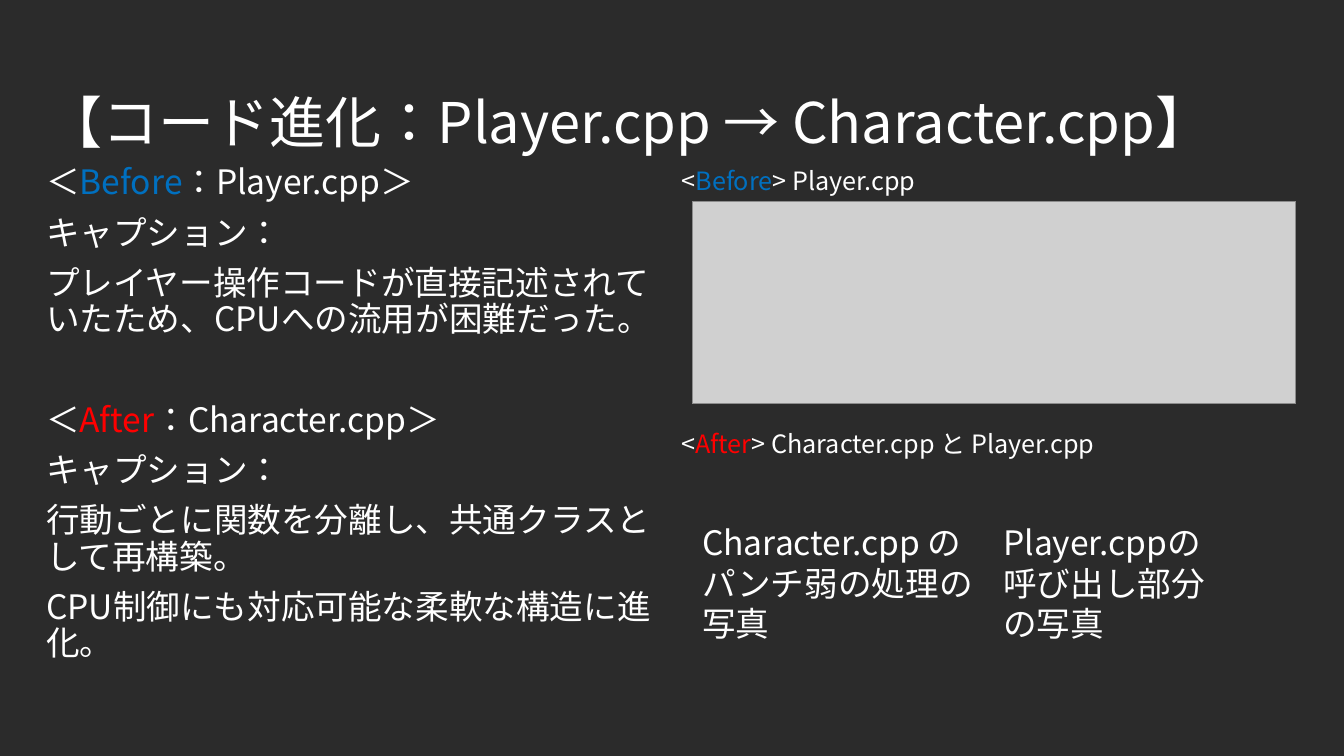
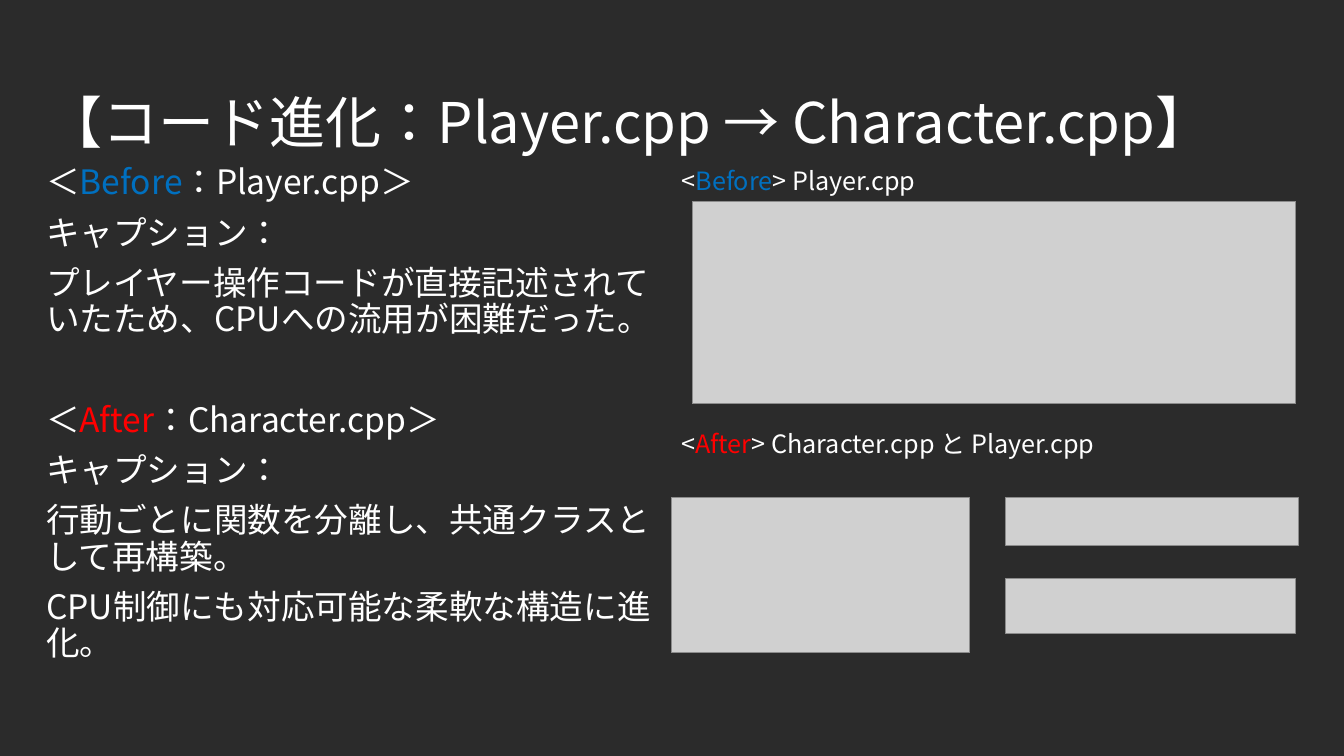
Before and after one commit to F0402Nishi/FightingGame, a slide deck: slide 9 of 仕様書.pptx (slide 8 before the commit). Drawn at 1344x756 pixels with LibreOffice and Linux fonts; fonts in the diff are those of the drawing; grey boxes stand for pictures; background and template pictures are left out; a plain dark background stands for a picture behind light text. Boxes give left, top, right and bottom in pixels: in the first picture for what was removed or moved away, otherwise in the second. Text is boxed around its words. In the diff, an @@ line names an element or a change of style, - is before the commit and + after.

```diff
--- a/仕様書.pptx
+++ b/仕様書.pptx
@@ picture added at [671,498,970,653] @@
@@ picture added at [1005,498,1299,545] @@
@@ text removed at [702,528,972,639] @@
-Character.cpp のパンチ弱の処理の写真
@@ text removed at [1003,528,1201,563] @@
-Player.cppの呼び出し部分の写真
@@ picture added at [1005,579,1296,633] @@
```
Also in this commit, not shown: 4 other slides changed, 2 slides added.
